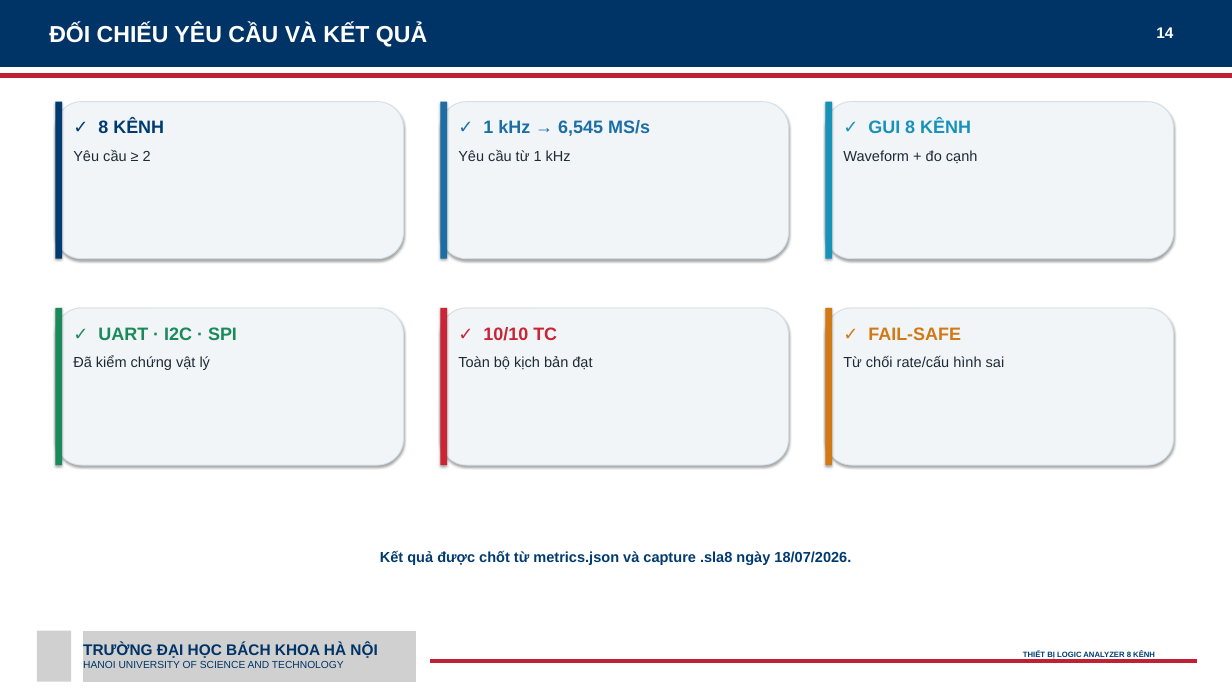
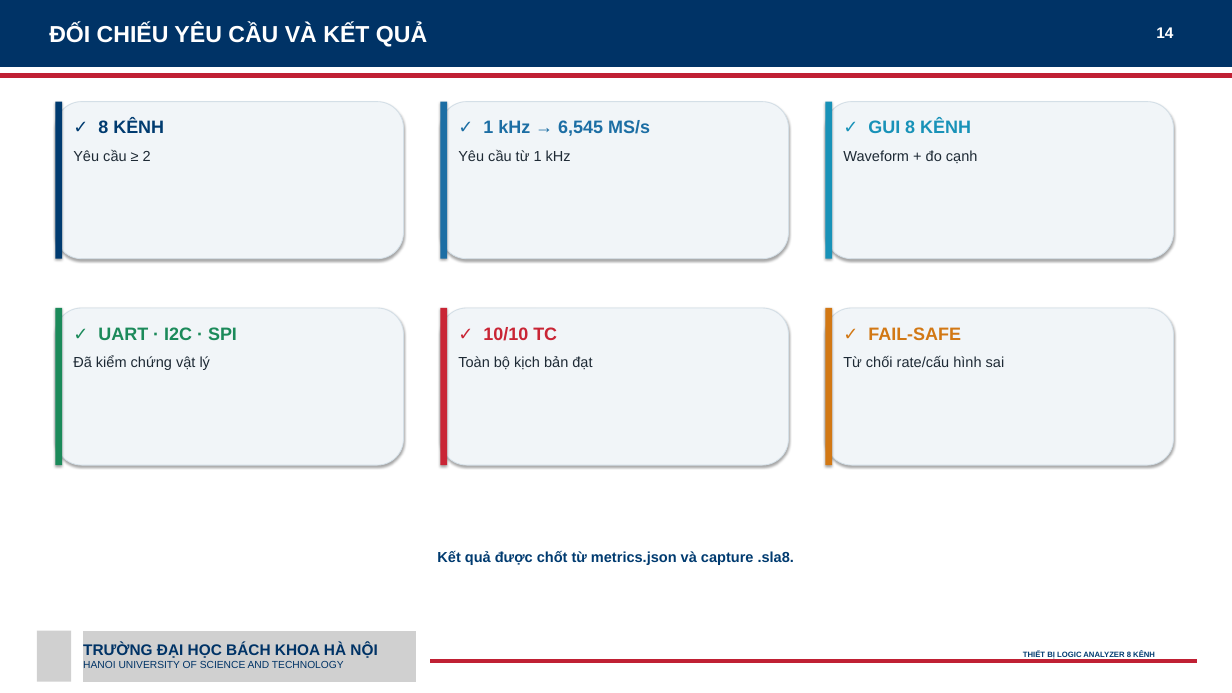
Before and after one commit to doan-duc/stm32-logic-analyzer, a slide deck: slide 14 of projects/BTL_slide_topic1_ppt169_20260718/exports/BTL_slide_hoan_chinh.pptx. Drawn at 1232x693 pixels with LibreOffice and Linux fonts; fonts in the diff are those of the drawing; grey boxes stand for pictures. Boxes give left, top, right and bottom in pixels: in the first picture for what was removed or moved away, otherwise in the second. Text is boxed around its words. In the diff, an @@ line names an element or a change of style, - is before the commit and + after.

```diff
--- a/projects/BTL_slide_topic1_ppt169_20260718/exports/BTL_slide_hoan_chinh.pptx
+++ b/projects/BTL_slide_topic1_ppt169_20260718/exports/BTL_slide_hoan_chinh.pptx
@@ text at [437,551,794,565]: text changed @@
-Kết quả được chốt từ metrics.json và capture .sla8 ngày 18/07/2026.
+Kết quả được chốt từ metrics.json và capture .sla8.
```
Also in this commit, not shown: 9 other files.
